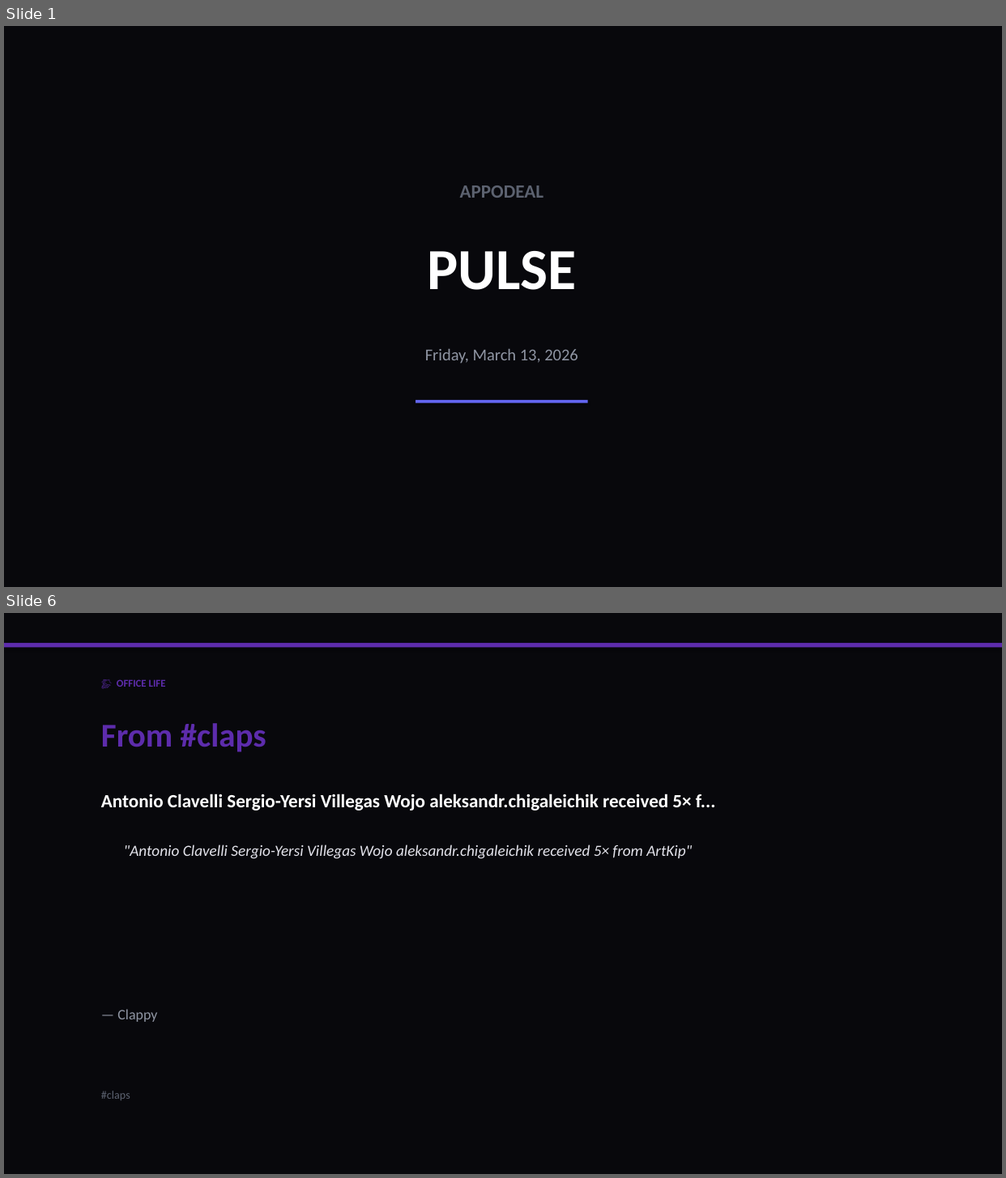
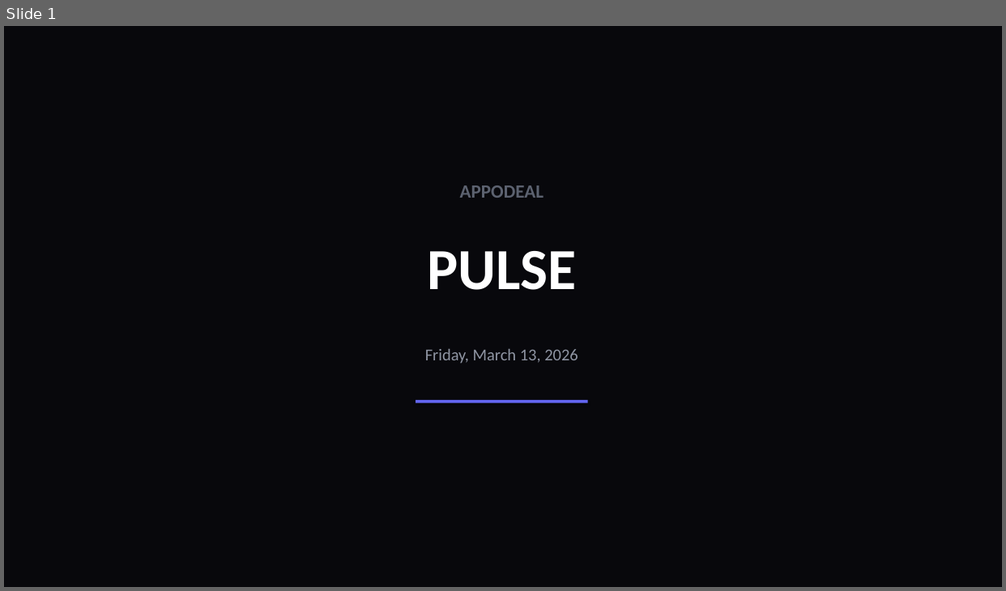
Before and after one commit to liliyagarifullina-maker/appodeal-pulse, a slide deck: data/archive/pulse_2026-03-13.pptx. Shown one above the other, each under a label of ours: slides 1 and 6 before the commit, slide 1 after it; the slides between them are not shown. The pictures are 1006x1178 and 1006x591 pixels, drawn with LibreOffice and Linux fonts; fonts in the diff are those of the drawing. Boxes give left, top, right and bottom in pixels: in the first picture for what was removed or moved away, otherwise in the second. Text is boxed around its words. In the diff, an @@ line names an element or a change of style, - is before the commit and + after.

```diff
--- a/data/archive/pulse_2026-03-13.pptx
+++ b/data/archive/pulse_2026-03-13.pptx
@@ slide 6 removed at (x1=4, y1=613, x2=1002, y2=1174), background #08080C @@
@@ rectangle removed at (x1=4, y1=643, x2=1002, y2=648) @@
@@ text removed at (x1=117, y1=679, x2=166, y2=687) @@
-👏 OFFICE LIFE
@@ text removed at (x1=101, y1=723, x2=266, y2=752) @@
-From #claps
@@ text removed at (x1=101, y1=794, x2=716, y2=811) @@
-Antonio Clavelli Sergio-Yersi Villegas Wojo aleksandr.chigaleichik received 5× f...
@@ text removed at (x1=124, y1=845, x2=692, y2=859) @@
-"Antonio Clavelli Sergio-Yersi Villegas Wojo aleksandr.chigaleichik received 5× from ArtKip"
@@ text removed at (x1=117, y1=1009, x2=157, y2=1022) @@
-— Clappy
@@ text removed at (x1=101, y1=1091, x2=130, y2=1101) @@
-#claps
```
Also in this commit, not shown: 2 slides changed, 21 slides added, 3 other slides removed.
